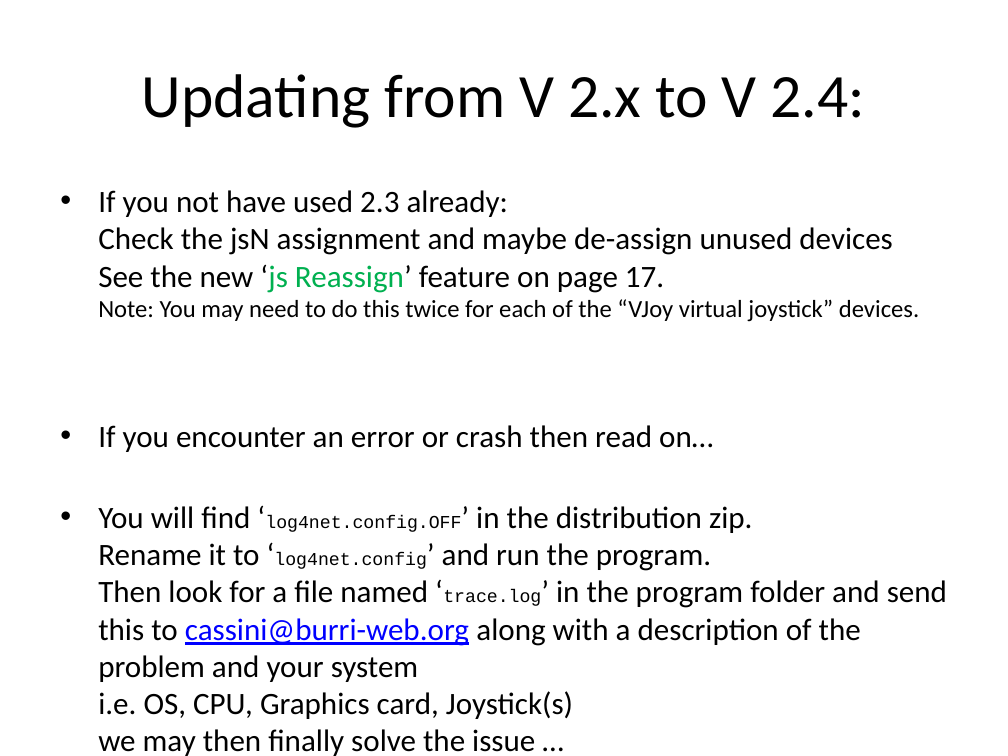
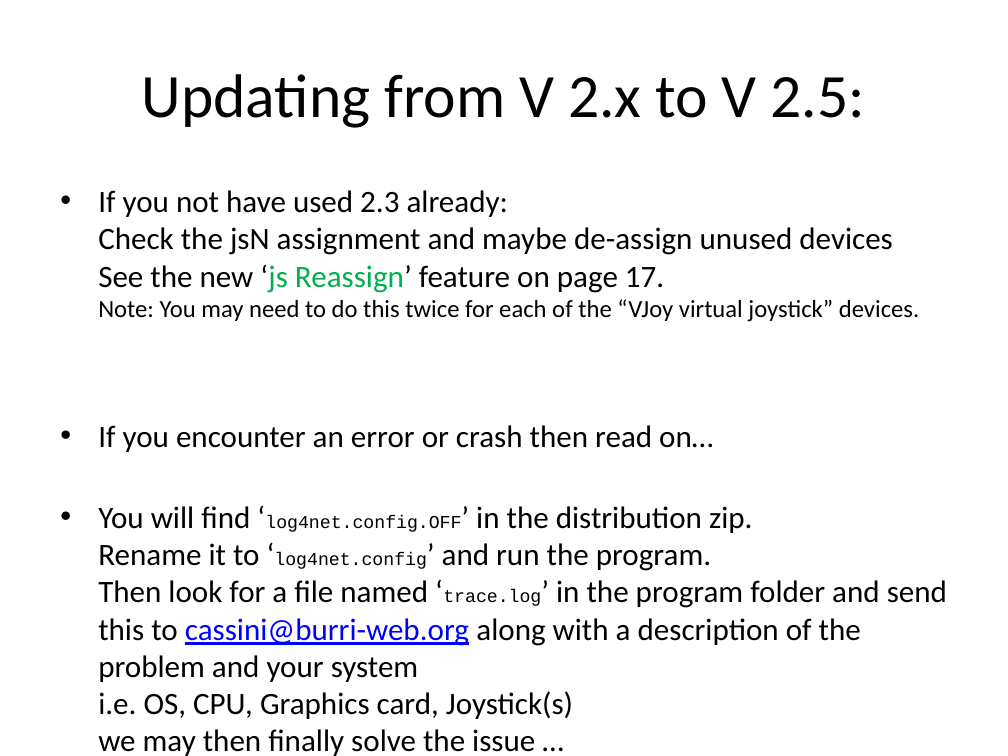
Before and after one commit to SCToolsfactory/SCJMapper-V2, a slide deck: slide 2 of doc/SCJMapper_QGuide.pptx. Drawn at 1008x756 pixels with LibreOffice and Linux fonts; fonts in the diff are those of the drawing. Boxes give left, top, right and bottom in pixels: in the first picture for what was removed or moved away, otherwise in the second. Text is boxed around its words. In the diff, an @@ line names an element or a change of style, - is before the commit and + after.

```diff
--- a/doc/SCJMapper_QGuide.pptx
+++ b/doc/SCJMapper_QGuide.pptx
@@ title at (x1=142, y1=74, x2=865, y2=128): text changed @@
-Updating from V 2.x to V 2.4:
+Updating from V 2.x to V 2.5:
```
Also in this commit, not shown: 4 other slides changed, 1 slide added, 16 other files.
